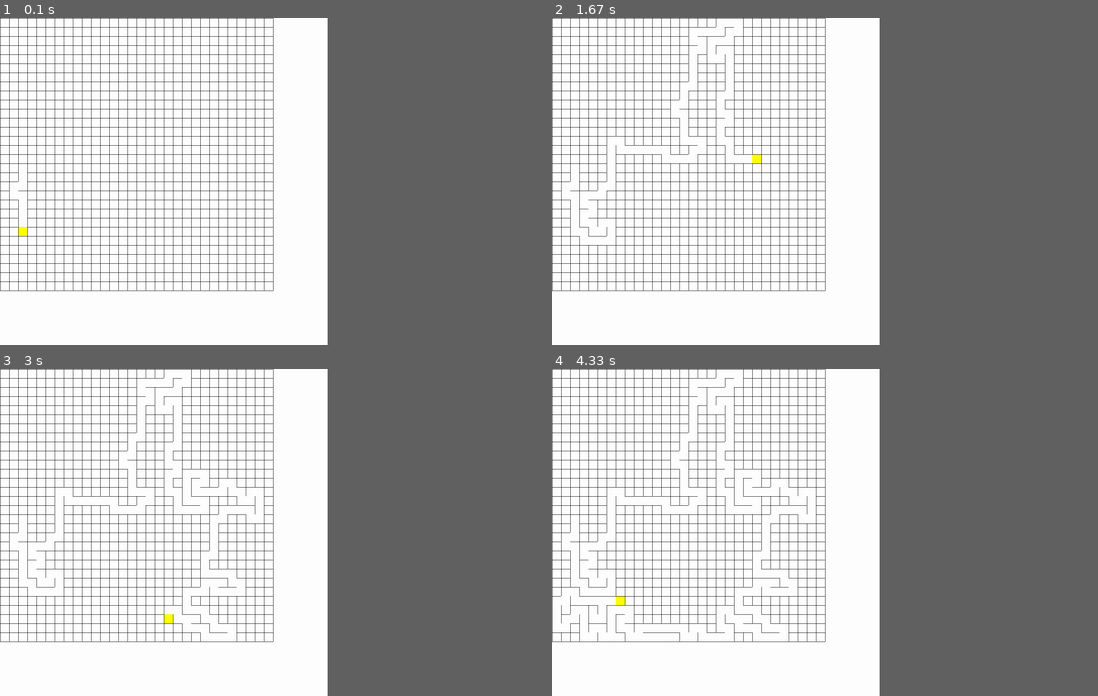
Above: before the commit, frames 1-4 (two rows, left to right).
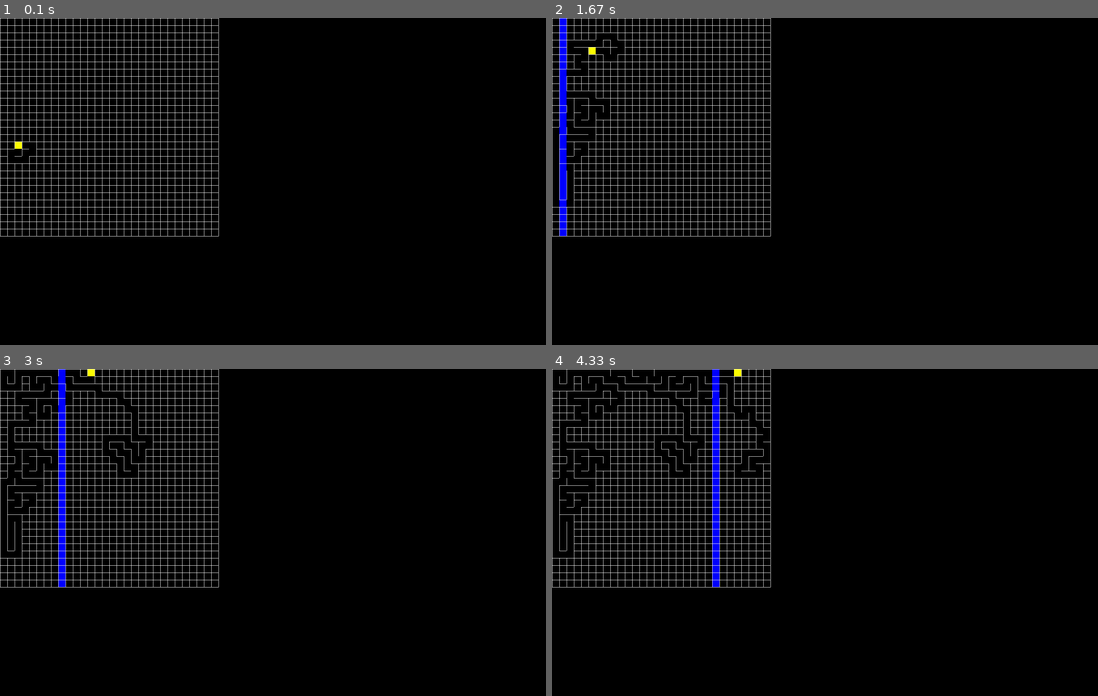
Above: after the commit, the same moments.

Repository: zedzeedev/build-a-thing
Game: pygame game, started from src/pygame_visualization.py
The game is run twice, just before and just after one commit, with the same random seed, the same clock (stepped at 60 frames per second) and the same inputs.
Inputs:
- Up to frame 1 (0.1 s): no input
- Up to frame 2 (1.67 s): no input
- Up to frame 3 (3 s): no input
- Up to frame 4 (4.33 s): no input
In our replay, the window is 540x540 before the commit and 900x540 after it. These sizes can differ from the game's own. Grey fills any space a smaller window leaves; there, only what the larger window draws over its background counts as a difference.

The runs differ from the first frame. In frame 1, 60% of the frame differs, in the area x 0-60%, y 0-100%; in frame 2, 60%; in frame 3, 60%; in frame 4, 60%.

Commit message:
Hunt and kill and visitor stuff

Diff:
--- a/src/aldous_broder.py
+++ b/src/aldous_broder.py
@@ -1,9 +1,9 @@
 from grid import Grid, add_pos
-from maze_helpers import MazeCell, POSSIBLE_DIRECTIONS, negate_direction
+from maze_helpers import MazeCell, POSSIBLE_DIRECTIONS, negate_direction, Maze
 from random import choice
 
 
-class AldousBroderGrid(Grid):
+class AldousBroderGrid(Grid, Maze):
     def __init__(self, rows: int, columns: int, default=None):
         super().__init__(rows, columns, MazeCell())
         self.visited_cells = []
@@ -32,3 +32,7 @@
             if with_dir in self.grid:
                 directions.append(dir)
         return directions
+
+
+    def accept(self, visitor):
+        visitor.visit_aldous_broder(self)
--- /dev/null
+++ b/src/hunt_and_kill.py
@@ -0,0 +1,59 @@
+from grid import Grid, add_pos
+from maze_helpers import MazeCell, POSSIBLE_DIRECTIONS, negate_direction, Maze
+from random import choice
+
+
+class HuntAndKillGrid(Grid, Maze):
+    def __init__(self, rows: int, columns: int):
+        super().__init__(rows, columns, MazeCell())
+        self.visited_cells = []
+        self.current_cell = self.get_random_cell_pos()
+        self.hunted_row = -1
+
+    def step(self):
+        # Handle maze being done here
+
+        if self.current_cell not in self.visited_cells:
+            self.visited_cells.append(self.current_cell)
+        directions = self.get_unvisited_directions()
+        if len(directions) == 0:
+            for y in range(self.columns):
+                for x in range(self.rows):
+                    self.hunted_row = x
+                    pos = (x, y)
+
+                    if pos not in self.visited_cells:
+                        visited_directions = self.get_visited_directions(pos)
+                        if len(visited_directions) == 0:
+                            continue
+                        self.current_cell = pos
+                        dir = choice(visited_directions)
+                        self[self.current_cell].destroy_wall(dir)
+                        self[add_pos(self.current_cell, dir)].destroy_wall(negate_direction(dir))
+                        return True
+            self.hunted_row = -1
+            return False
+        dir = choice(directions)
+        self[self.current_cell].destroy_wall(dir)
+        self.current_cell = add_pos(self.current_cell, dir)
+        self[self.current_cell].destroy_wall(negate_direction(dir))
+        return True
+
+    def get_unvisited_directions(self):
+        unvisited_directions = []
+        for dir in POSSIBLE_DIRECTIONS:
+            with_cell = add_pos(dir, self.current_cell)
+            if with_cell in self.grid and with_cell not in self.visited_cells and with_cell:
+                unvisited_directions.append(dir)
+        return unvisited_directions
+
+    def get_visited_directions(self, pos):
+        visited_driections = []
+        for dir in POSSIBLE_DIRECTIONS:
+            with_cell = add_pos(dir, pos)
+            if with_cell in self.grid and with_cell in self.visited_cells:
+                visited_driections.append(dir)
+        return visited_driections
+
+    def accept(self, visitor):
+        visitor.visit_hunt_and_kill(self)
--- a/src/maze_helpers.py
+++ b/src/maze_helpers.py
@@ -27,3 +27,19 @@
 
     def __str__(self) -> str:
         return str(self.walls)
+
+
+class MazeVisitor:
+    def visit_aldous_broder(self, maze):
+        pass
+
+    def visit_recursive_backtracking(self, maze):
+        pass
+
+    def visit_hunt_and_kill(self, maze):
+        pass
+
+
+class Maze:
+    def accept(self, visitor):
+        pass
--- a/src/pygame_visualization.py
+++ b/src/pygame_visualization.py
@@ -1,9 +1,11 @@
 import pygame as pg
 from recursive_backtracking import RecursiveBacktrackerGrid
 from aldous_broder import AldousBroderGrid
+from hunt_and_kill import HuntAndKillGrid
+from maze_helpers import MazeVisitor
 
 
-CELL_SIZE = (25, 25)
+CELL_SIZE = (20, 20)
 
 
 def draw_cell(screen, cell, pos, cell_color, wall_color):
@@ -19,12 +21,67 @@
         pg.draw.line(screen, wall_color, (pos[0], pos[1] + CELL_SIZE[1]), (pos[0] + CELL_SIZE[0], pos[1] + CELL_SIZE[1]))
 
 
-def draw_grid(screen, grid, cell_color, wall_color, current_cell_color):
+class PygameGridVisitor(MazeVisitor):
+    def __init__(self, screen, cell_color, wall_color, current_cell_color, offset=(0, 0)) -> None:
+        super().__init__()
+        self.screen = screen
+        self.cell_color = cell_color
+        self.wall_color = wall_color
+        self.current_cell_color = current_cell_color
+        self.offset = offset
+
+    def visit_aldous_broder(self, maze):
+        for y in range(maze.columns):
+            for x in range(maze.rows):
+                pos = (x, y)
+                cell = maze[pos]
+                cell_pos = ((x * CELL_SIZE[0]) + self.offset[0], (y * CELL_SIZE[1]) + self.offset[1])
+                color = self.cell_color
+
+                if pos == maze.current_cell:
+                    color = self.current_cell_color
+
+                draw_cell(screen, cell, cell_pos, color, self.wall_color)
+
+    def visit_hunt_and_kill(self, maze):
+        for y in range(maze.columns):
+            for x in range(maze.rows):
+                pos = (x, y)
+                cell = maze[pos]
+                cell_pos = ((x * CELL_SIZE[0]) + self.offset[0], (y * CELL_SIZE[1]) + self.offset[1])
+                color = self.cell_color
+
+                if pos == maze.current_cell:
+                    color = self.current_cell_color
+                if maze.hunted_row != -1 and pos[0] == maze.hunted_row:
+                    color = (0, 0, 255)
+
+                draw_cell(screen, cell, cell_pos, color, self.wall_color)
+
+    def visit_recursive_backtracking(self, maze):
+        for y in range(maze.columns):
+            for x in range(maze.rows):
+                pos = (x, y)
+                cell = maze[pos]
+                cell_pos = ((x * CELL_SIZE[0]) + self.offset[0], (y * CELL_SIZE[1]) + self.offset[1])
+                color = self.cell_color
+
+                if pos == maze.current_cell:
+                    color = self.current_cell_color
+                if pos in maze.visited_cells:
+                    color = (0, 0, 255)
+                if pos in maze.completed_cells:
+                    color = (0, 255, 0)
+
+                draw_cell(screen, cell, cell_pos, color, self.wall_color)
+
+
+def draw_grid(screen, grid, cell_color, wall_color, current_cell_color, offset=(0, 0)):
     for y in range(grid.columns):
         for x in range(grid.rows):
             pos = (x, y)
             cell = grid[pos]
-            cell_pos = (x * CELL_SIZE[0], y * CELL_SIZE[1])
+            cell_pos = ((x * CELL_SIZE[0]) + offset[0], (y * CELL_SIZE[1]) + offset[1])
             color = cell_color
 
             if pos == grid.current_cell:
@@ -33,20 +90,26 @@
             draw_cell(screen, cell, cell_pos, color, wall_color)
 
 
-screen = pg.display.set_mode((900, 900))
+screen = pg.display.set_mode((1500, 900))
 running = True
-grid = RecursiveBacktrackerGrid(30, 30)
+
+visitor = PygameGridVisitor(screen, (0, 0, 0), (255, 255, 255), (255, 255, 0))
+backtracker = RecursiveBacktrackerGrid(30, 30)
+aldous = AldousBroderGrid(30, 30)
+hunt_and_kill = HuntAndKillGrid(30, 30)
 
 
 while running:
-    screen.fill((255, 255, 255))
+    screen.fill((0, 0, 0))
 
     for event in pg.event.get():
         if event.type == pg.QUIT:
             running = False
 
-    draw_grid(screen, grid, (255, 255, 255), (0, 0, 0), (255, 255, 0))
-    print(grid.step())
+    hunt_and_kill.accept(visitor)
+    hunt_and_kill.step()
+    aldous.step()
+    backtracker.step()
     pg.display.flip()
 
 
--- a/src/recursive_backtracking.py
+++ b/src/recursive_backtracking.py
@@ -1,9 +1,9 @@
 from grid import Grid, add_pos
-from maze_helpers import MazeCell, POSSIBLE_DIRECTIONS, negate_direction
+from maze_helpers import MazeCell, POSSIBLE_DIRECTIONS, negate_direction, Maze
 from random import choice
 
 
-class RecursiveBacktrackerGrid(Grid):
+class RecursiveBacktrackerGrid(Grid, Maze):
     # [True, True, True, True]
     # This corrosponds to all walls being activea
     # [0] -> Left, [1] -> Right, [2] -> Up, [3] -> Down
@@ -41,3 +41,7 @@
             if with_cell in self.grid and with_cell not in self.visited_cells and with_cell not in self.completed_cells:
                 unvisited_directions.append(dir)
         return unvisited_directions
+
+
+    def accept(self, visitor):
+        visitor.visit_recursive_backtracking(self)
